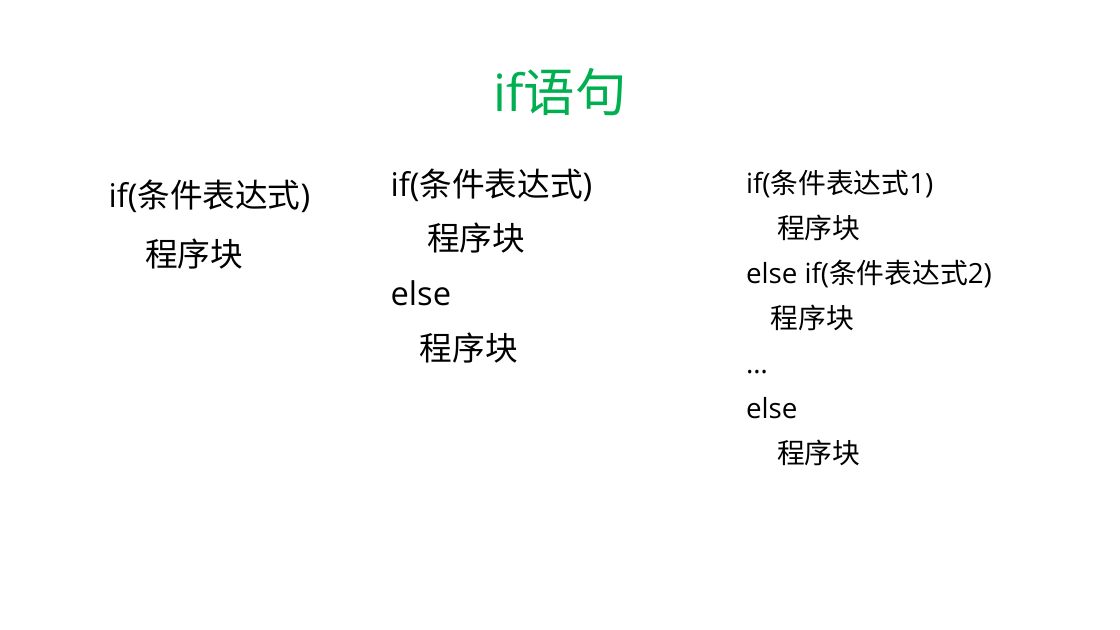
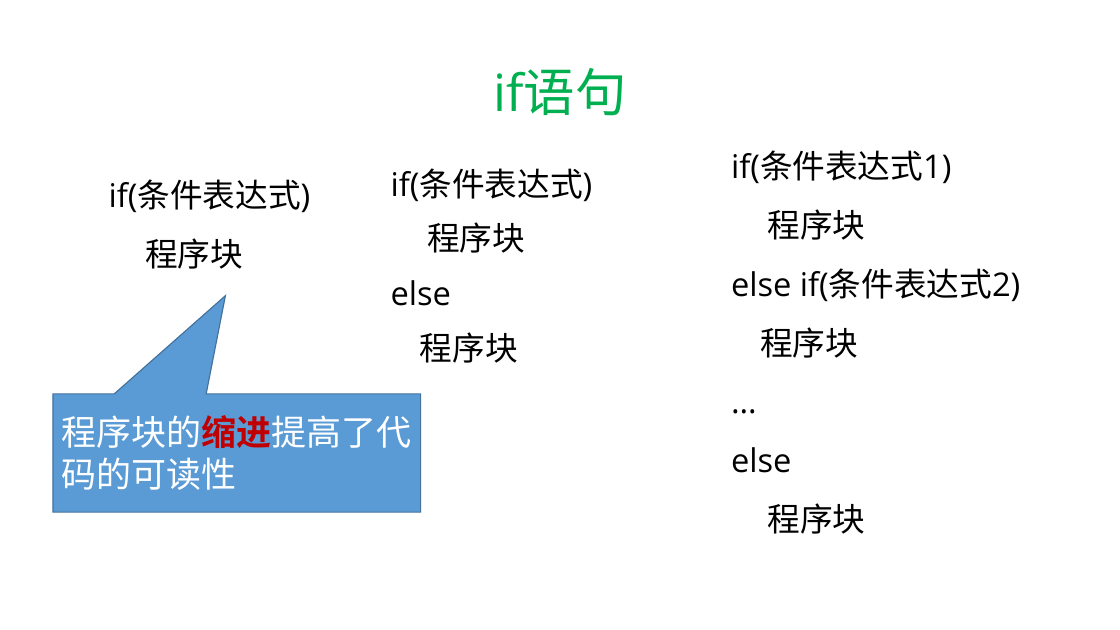
Before and after one commit to hwdong-net/cplusplus17, a slide deck: slide 7 of ppt/4. 语句.pptx. Drawn at 1120x630 pixels with LibreOffice and Linux fonts; fonts in the diff are those of the drawing. Boxes give left, top, right and bottom in pixels: in the first picture for what was removed or moved away, otherwise in the second. Text is boxed around its words. In the diff, an @@ line names an element or a change of style, - is before the commit and + after.

```diff
--- a/ppt/4. 语句.pptx
+++ b/ppt/4. 语句.pptx
@@ text "if(条件表达式1)": place and size @@
-text "if(条件表达式1)" at [746,169,992,466]
+text "if(条件表达式1)" at [731,150,1020,534]
@@ text "if(条件表达式1)" at [731,150,1020,534]: size 23.8 to 28 pt; line spacing 1 to 1.2 @@
@@ speech box added at [53,394,421,513], fill #5B9BD5, outline #43739E 1 pt, 30 pt, text #FFFFFF @@
+程序块的缩进提高了代码的可读性
```
Also in this commit, not shown: 15 other slides changed, 2 slides added, 6 slides removed, 2 other files.
